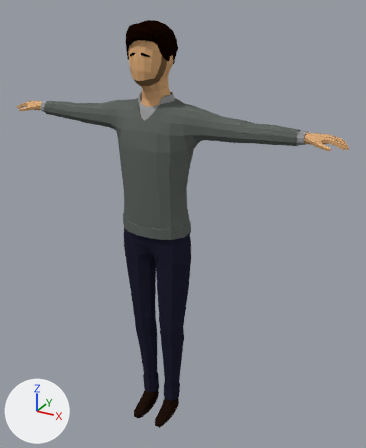
Before and after pictures for a commit that changed the Blender file public/assets/player/man/ManCasual3new.blend.
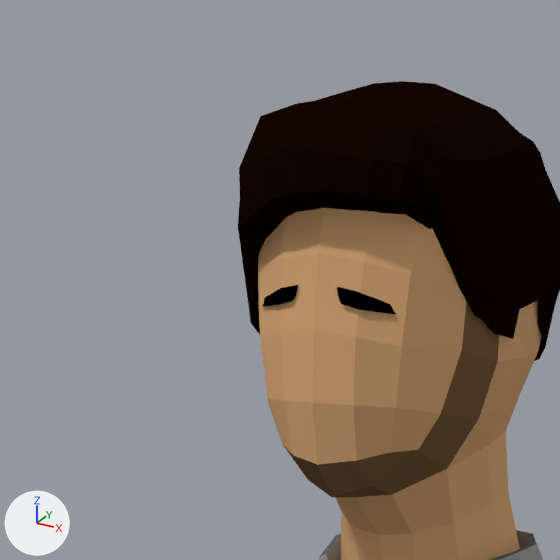
There are two pictures of each version: one whole from a 50 mm lens placed at (1.096, -1.738, 1.942), pointed at (0.09, 0.092, 1.027), one close up on the part from 24% to 48% of the width and 2% to 22% of the height. Lighting does not change. The marker at lower left points along +X, +Y and +Z. The last two pictures show the newer version.

The older version as bpy lines, for what is in view:
```python
me_mancasual3 = bpy.data.meshes.new('ManCasual3')
me_mancasual3.from_pydata(...)  # 1356 vertices, 1301 faces; spans x -0.77..0.77, y -0.13..0.12, z 0.0..1.88
me_mancasual3.materials.append(mat_mancasual3material)  # picture img_mancasual3color_png
ob_mancasual3 = bpy.data.objects.new('ManCasual3', me_mancasual3)
ob_mancasual3.location = (0.0, 0.0, 0.0)
```
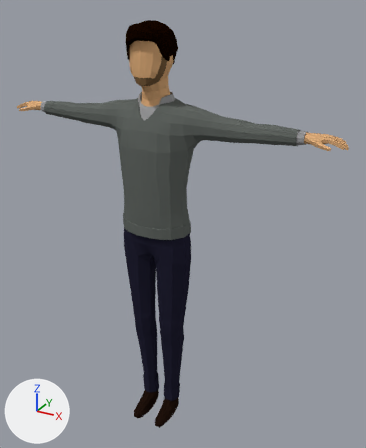
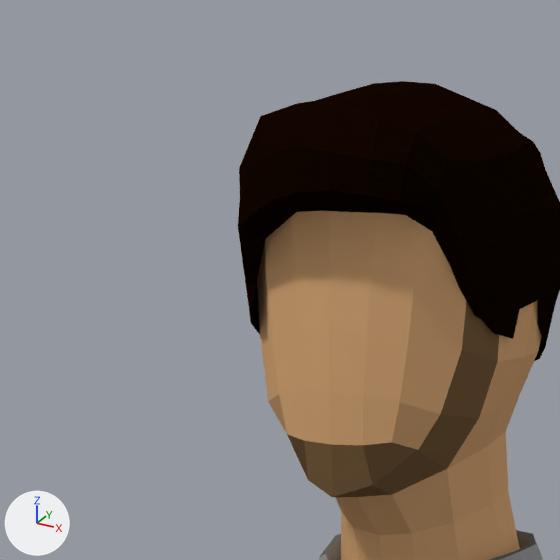
Changed parts and their boxes [x1, y1, x2, y2] in the close-ups (560 x 560 px; the box of a moved part takes in the faces that stretch with it):
part 1 of me_mancasual3, deleted: before [337, 287, 396, 314]
part 2 of me_mancasual3, deleted: before [262, 285, 298, 307]
part 3 of me_mancasual3, moved or reshaped: before [257, 208, 466, 497]; after [257, 211, 466, 497]

Edits to the bpy script that builds the scene:
```text
Change me_mancasual3:
    used by ob_mancasual3; location = (0.0, 0.0, 0.0)
    remove me_mancasual3.from_pydata(...)  # 1356 vertices, 1301 faces; spans x -0.77..0.77, y -0.13..0.12, z 0.0..1.88
    add me_mancasual3.from_pydata(...)  # 1322 vertices, 1277 faces; spans x -0.77..0.77, y -0.13..0.12, z 0.0..1.88
    me_mancasual3 part 1: the loose piece of 17 vertices spanning x 0.01..0.05, y -0.09..-0.07, z 1.75..1.77 is deleted
    me_mancasual3 part 2: the loose piece of 17 vertices spanning x -0.05..-0.01, y -0.09..-0.07, z 1.75..1.77 is deleted
    me_mancasual3 part 3
    5 vertices in x -0.05..0.05, y -0.09..-0.08, z 1.74..1.78 move by (0.0, 0.01, 0.0)
    5 vertices in x -0.02..0.02, y -0.09, z 1.67..1.7 move by (0.0, 0.01, 0.01)
    8 vertices move from x -0.05..0.05, y -0.1..-0.07, z 1.7..1.79 to x -0.05..0.05, y -0.08..-0.06, z 1.7..1.78
```
